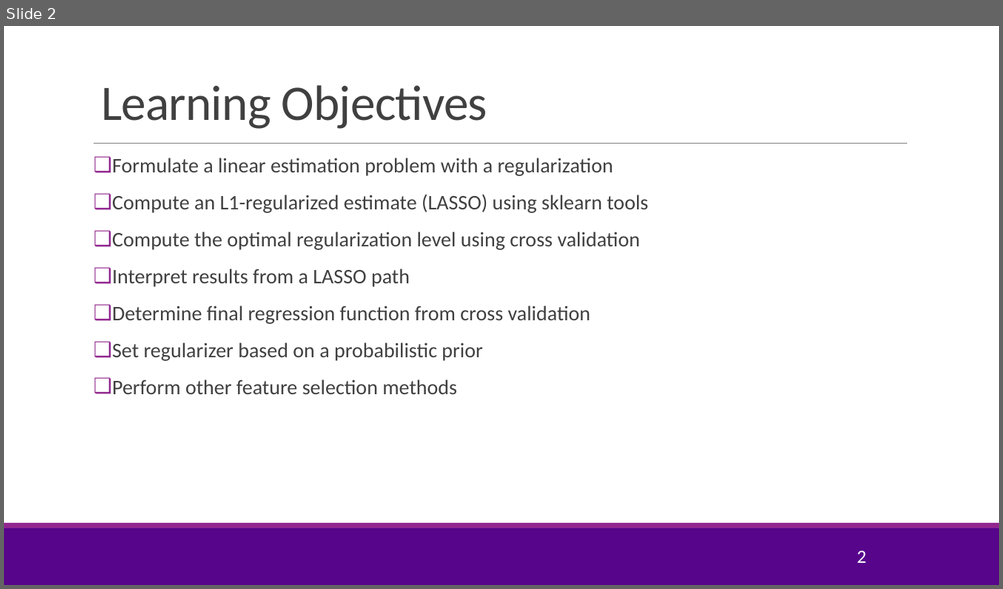
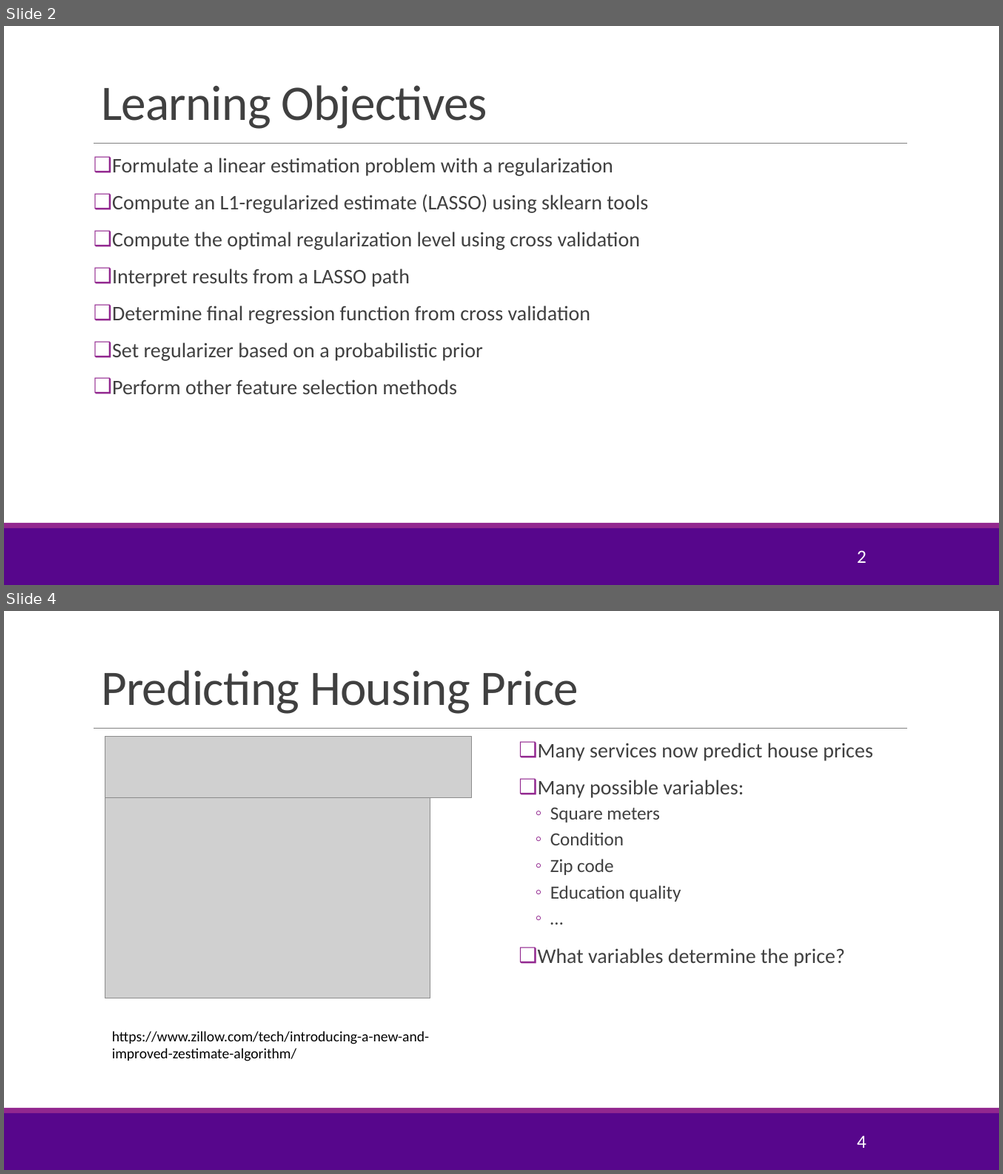
Before and after one commit to sdrangan/introml, a slide deck: lectures/Lect05_Lasso.pptx. Shown one above the other, each under a label of ours: slide 2 before the commit, slides 2 and 4 after it; the slides between them are not shown. The pictures are 1003x589 and 1003x1174 pixels, drawn with LibreOffice and Linux fonts; fonts in the diff are those of the drawing; grey boxes stand for pictures; background and template pictures are left out. Boxes give left, top, right and bottom in pixels: in the first picture for what was removed or moved away, otherwise in the second. Text is boxed around its words. In the diff, an @@ line names an element or a change of style, - is before the commit and + after.

```diff
--- a/lectures/Lect05_Lasso.pptx
+++ b/lectures/Lect05_Lasso.pptx
@@ slide 4 added at [4,611,999,1170], background #FFFFFF; not listed: 3 template elements that a slide beside it also shows @@
@@ title added at [101,670,578,714], 48 pt, text #404040 @@
+Predicting Housing Price
@@ picture added at [105,736,471,798] @@
@@ text added at [538,743,873,967], 20 pt, text #404040 @@
+❑ Many services now predict house prices
+❑ Many possible variables:
+  ◦ Square meters
+  ◦ Condition
+  ◦ Zip code
+  ◦ Education quality
+  ◦ …
+❑ What variables determine the price?
@@ picture added at [105,798,430,999] @@
@@ text added at [112,1031,429,1062], 14 pt, text #000000 @@
+https://www.zillow.com/tech/introducing-a-new-and-improved-zestimate-algorithm/
@@ page number added at [856,1136,866,1148], 18 pt, text #FFFFFF @@
+4
```
Also in this commit, not shown: 4 slides changed, 11 other slides added, 4 slides removed, 4 other files.
